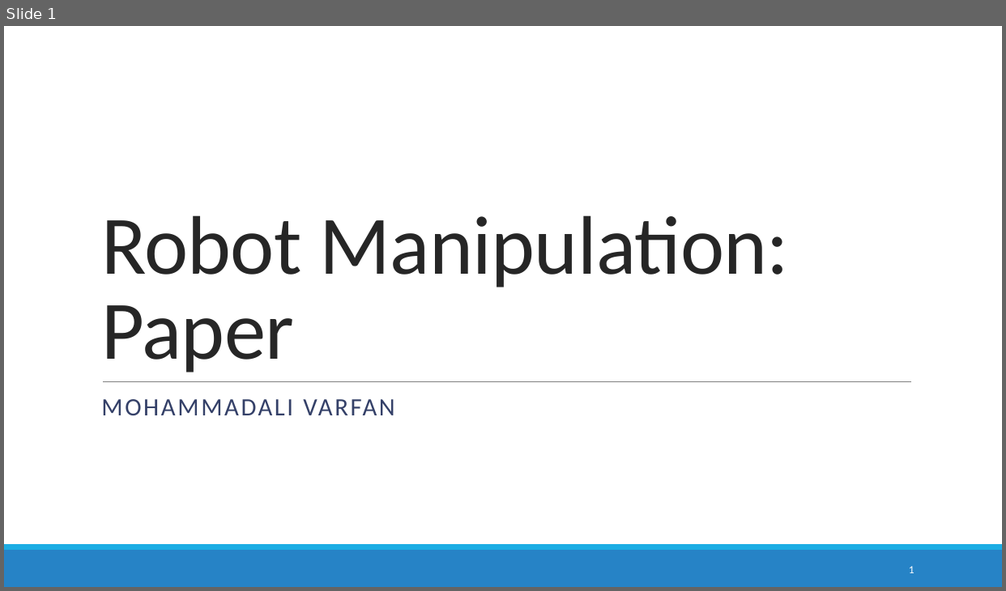
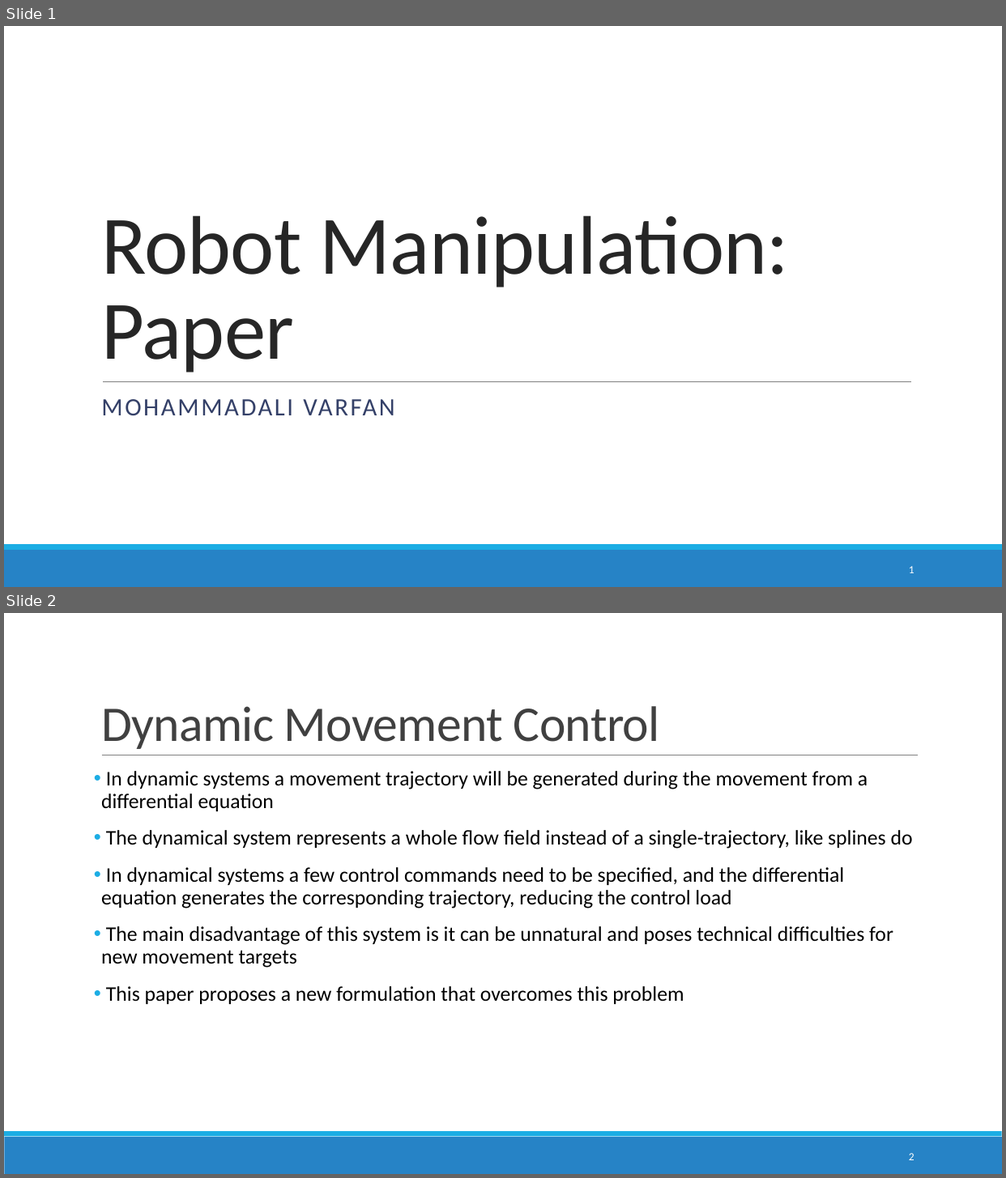
Before and after one commit to avarf/robot_Manipulation, a slide deck: presentations/1/paper_presenattion.pptx. Shown one above the other, each under a label of ours: slide 1 before the commit, slides 1 and 2 after it. The pictures are 1006x591 and 1006x1178 pixels, drawn with LibreOffice and Linux fonts; fonts in the diff are those of the drawing. Boxes give left, top, right and bottom in pixels: in the first picture for what was removed or moved away, otherwise in the second. Text is boxed around its words. In the diff, an @@ line names an element or a change of style, - is before the commit and + after.

```diff
--- a/presentations/1/paper_presenattion.pptx
+++ b/presentations/1/paper_presenattion.pptx
@@ slide 2 added at (4, 613, 1002, 1174), background #FFFFFF; not listed: 2 template elements that a slide beside it also shows @@
@@ title added at (101, 706, 660, 749), 48 pt, text #404040 @@
+Dynamic Movement Control
@@ line added from (102, 756) to (918, 756), #808080 0.5 pt @@
@@ text added at (101, 771, 913, 1004), 20 pt, text #000000 @@
+• In dynamic systems a movement trajectory will be generated during the movement from a differential equation
+• The dynamical system represents a whole flow field instead of a single-trajectory, like splines do
+• In dynamical systems a few control commands need to be specified, and the differential equation generates the corresponding trajectory, reducing the control load
+• The main disadvantage of this system is it can be unnatural and poses technical difficulties for new movement targets
+• This paper proposes a new formulation that overcomes this problem
@@ page number added at (909, 1153, 914, 1161), 10.5 pt, text #FFFFFF @@
+2
```
Also in this commit, not shown: 4 other slides added, 9 slides removed, 3 other files.
